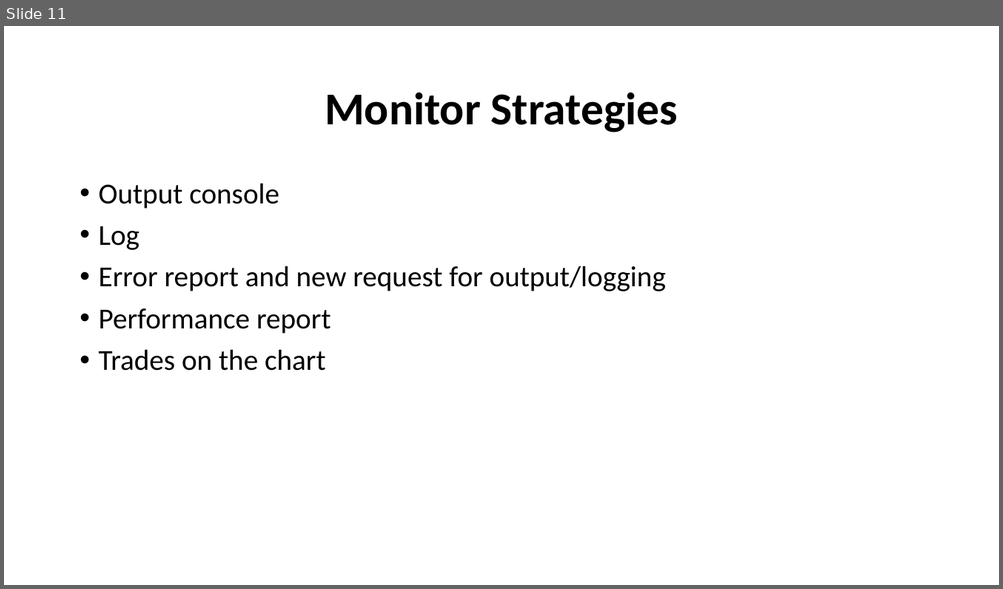
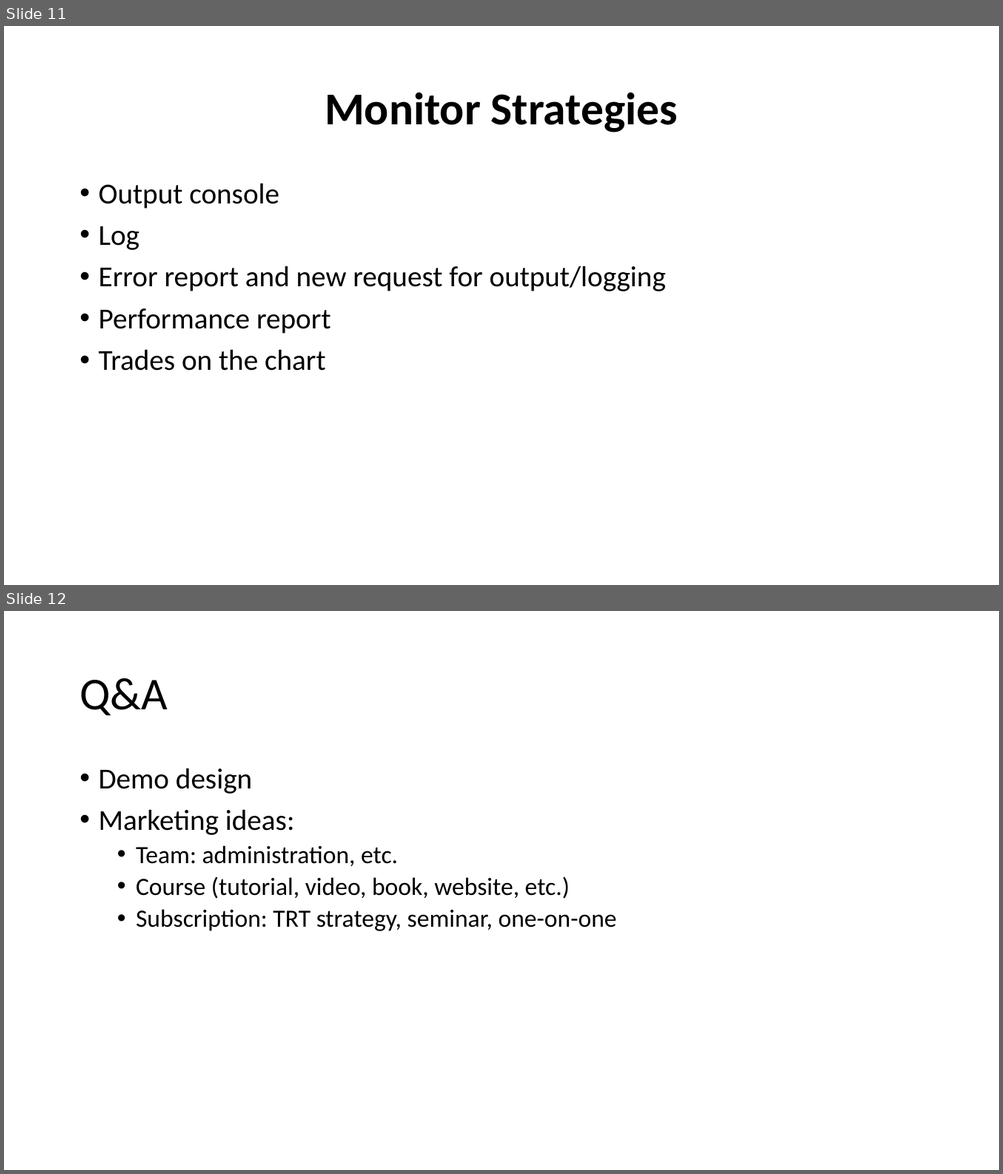
Before and after one commit to gerryzhou/targetrichtrades, a slide deck: Toturials/Ninjatrader 8 Testing Environment Setup.pptx. Shown one above the other, each under a label of ours: slide 11 before the commit, slides 11 and 12 after it. The pictures are 1003x589 and 1003x1174 pixels, drawn with LibreOffice and Linux fonts; fonts in the diff are those of the drawing. Boxes give left, top, right and bottom in pixels: in the first picture for what was removed or moved away, otherwise in the second. Text is boxed around its words. In the diff, an @@ line names an element or a change of style, - is before the commit and + after.

```diff
--- a/Toturials/Ninjatrader 8 Testing Environment Setup.pptx
+++ b/Toturials/Ninjatrader 8 Testing Environment Setup.pptx
@@ slide 12 added at [4, 611, 999, 1170], background #FFFFFF @@
@@ title added at [79, 678, 168, 715], 44 pt, text #000000 @@
+Q&A
@@ text added at [99, 768, 617, 931], 24 pt, text #000000 @@
+• Demo design
+• Marketing ideas:
+  • Team: administration, etc.
+  • Course (tutorial, video, book, website, etc.)
+  • Subscription: TRT strategy, seminar, one-on-one
```
Also in this commit, not shown: 9 other files.
